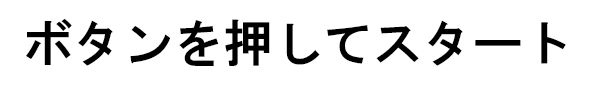
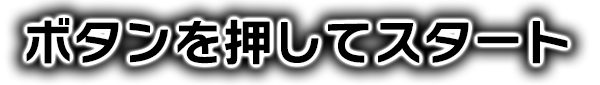
Layers edited between the first and the second (600, 85) image:
painted on "ボタンを押してスタート" over [26, 18, 568, 66]
